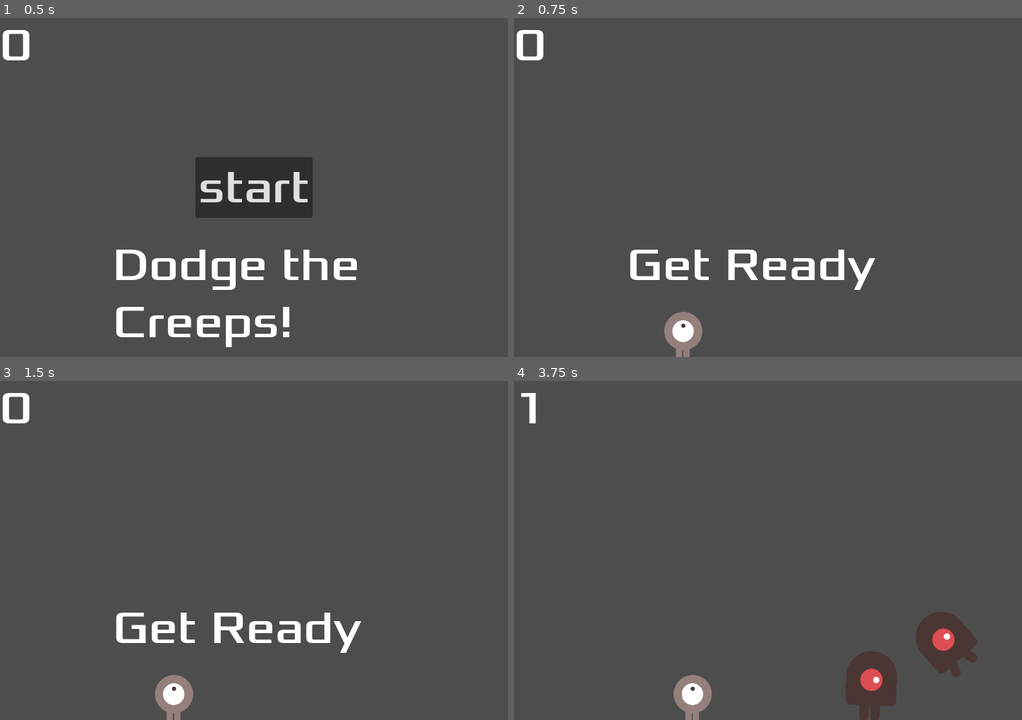
Above: before the commit, frames 1-4 (two rows, left to right).
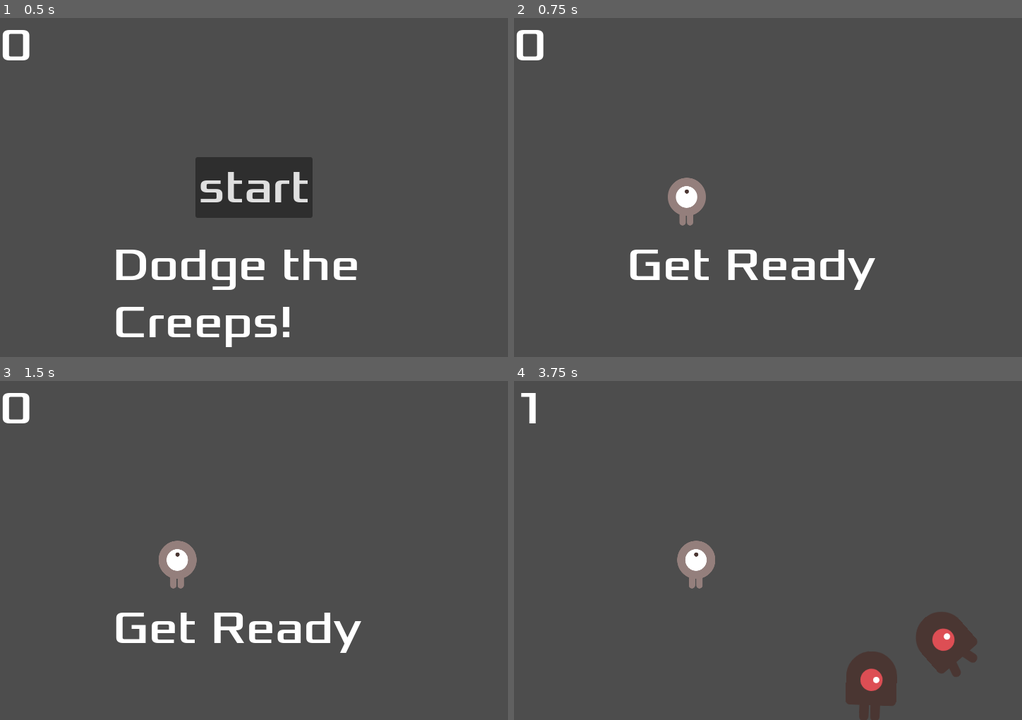
Above: after the commit, the same moments.

Repository: Manzzis/tutorial-de-godot-gds-cript
Game: Godot game, scene res://Scenes/main.tscn
Same seed, same stepped clock (60 frames per second), same inputs: the game is played once before the commit and once after it.
Inputs:
- Up to frame 1 (0.5 s): no input
- Up to frame 2 (0.75 s): click "start" at 0.5 s
- Up to frame 3 (1.5 s): tap Enter at 1.25 s; hold D (move_right) from 1.28 s (still down)
- Up to frame 4 (3.75 s): tap Space at 2 s; release D (move_right) at 2.03 s; hold S (move_down) 2.03-2.78 s; hold D (move_right) 2.78-3.53 s; hold W (move_up) from 3.53 s (still down)

Frame 1 is identical in both runs. In frame 2, 1.5% of the frame differs, in the area x 29-38%, y 47-100%; in frame 3, 1.5%; in frame 4, 1.5%.

Commit message:
correccion de error
correccion de error al usar el grupo local, se coloco en la escena main, y debia ir en la escena mob

Diff:
--- a/Scenes/main.tscn
+++ b/Scenes/main.tscn
@@ -27,7 +27,7 @@
 one_shot = true
 
 [node name="StarPosition" type="Marker2D" parent="."]
-position = Vector2(240, 450)
+position = Vector2(245, 260)
 
 [node name="MobPath" type="Path2D" parent="."]
 curve = SubResource("Curve2D_bo1nx")
--- a/Scenes/mob.tscn
+++ b/Scenes/mob.tscn
@@ -47,7 +47,7 @@
 [sub_resource type="CircleShape2D" id="CircleShape2D_ys3to"]
 radius = 35.014282
 
-[node name="mob" type="RigidBody2D"]
+[node name="mob" type="RigidBody2D" groups=["mobs"]]
 collision_mask = 0
 gravity_scale = 0.0
 script = ExtResource("1_o80aq")
--- a/Scripts/main.gd
+++ b/Scripts/main.gd
@@ -25,6 +25,8 @@
 	$StartTimer.start()
 	$HUD.update_score(score)
 	$HUD.show_message("Get Ready")
+
+	get_tree().call_group("mobs", "queue_free")
 
 
 func _on_mob_timer_timeout() -> void:
